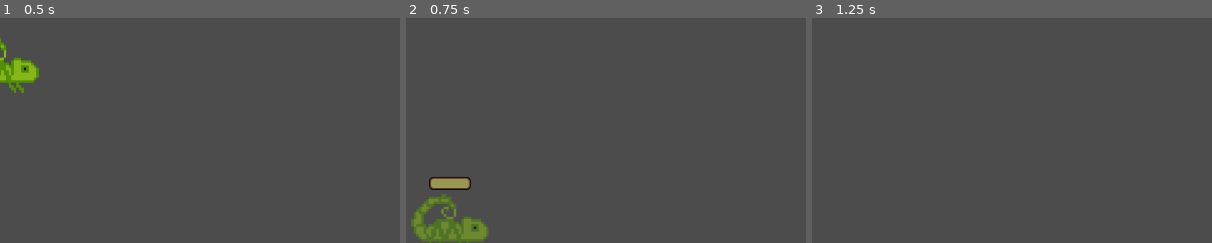
Above: before the commit, frames 1-3 (left to right).
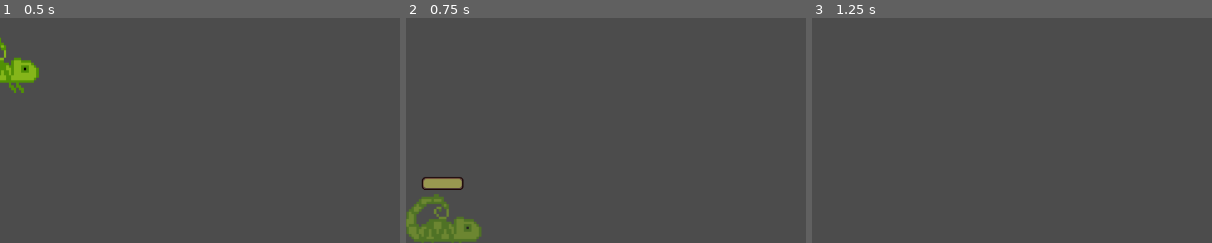
Above: after the commit, the same moments.

Repository: MellowM00se/Godot_Game_Jam
Game: Godot game, scene res://Actors/Player/Chameleon.tscn
Same seed, same stepped clock (60 frames per second), same inputs: the game is played once before the commit and once after it. The project has no main scene, so this scene is started directly.
Inputs:
- Up to frame 1 (0.5 s): no input
- Up to frame 2 (0.75 s): hold Right (move_right) from 0.53 s (still down); tap O (action1) at 0.6 s
- Up to frame 3 (1.25 s): keep holding Right (move_right); tap Space (jump) at 0.77 s
The pictures show only the part of the screen within x 0-50%, y 50-100%; the shares and areas given below are measured in that part.

Frame 1 is identical in both runs. In frame 2, 1.9% of the frame differs, in the area x 0-21%, y 70-100%; in frame 3, nothing differs.

Commit message:
Added slowdown to chameleon on action1

Diff:
--- a/Actors/Player/Chameleon.tscn
+++ b/Actors/Player/Chameleon.tscn
@@ -92,6 +92,8 @@
 jump_height = 3.0
 jump_width = 4.5
 walk_speed = 5.5
+hide_duration = 2.0
+hide_restore_factor = 1.5
 
 [node name="Sprite" parent="." index="0"]
 texture = ExtResource( 2 )
@@ -116,6 +118,7 @@
 one_shot = true
 
 [node name="HideDisableTimer" type="Timer" parent="Action1" index="1"]
+wait_time = 2.0
 
 [node name="ProgressBar" type="ProgressBar" parent="Action1" index="2"]
 modulate = Color( 1, 1, 1, 0 )
--- a/Scripts/Player/Chameleon.gd
+++ b/Scripts/Player/Chameleon.gd
@@ -15,9 +15,7 @@
 func _process(delta):
 	if not action1.is_hiding and action1.can_hide:
 		_restore_hiding(delta)
-	if $Action1/HideTimer.is_stopped() == false:
-		action1.hide_current_timer = $Action1/HideTimer.time_left
-	$Action1/ProgressBar.value = action1.hide_current_timer
+	_adjust_action1_bar()
 
 
 # private methods
@@ -36,14 +34,6 @@
 		action1.hide_anim_time = $Action1/HideTimer.time_left
 		$Action1/HideTimer.stop()
 		_unhide()
-
-
-func _get_x_movement() -> float:
-	var new_mov = ._get_x_movement()
-	if action1.is_hiding:
-		return new_mov * action1.hide_move_modifier
-	else:
-		return new_mov
 
 
 func _restore_hiding(delta):
@@ -65,6 +55,12 @@
 	_modulate($Sprite, Color.white)
 
 
+func _adjust_action1_bar():
+	if $Action1/HideTimer.is_stopped() == false:
+		action1.hide_current_timer = $Action1/HideTimer.time_left
+	$Action1/ProgressBar.value = action1.hide_current_timer
+
+
 func _hide_bar():
 	_modulate($Action1/ProgressBar, Color(1, 1, 1, 0))
 
@@ -73,8 +69,16 @@
 	_modulate($Action1/ProgressBar, Color.white)
 
 
+func _limit_velocity() -> Vector2:
+	var new_vel = ._limit_velocity()
+	if action1.is_hiding:
+		if abs(new_vel.x) > walk_speed * action1.hide_move_modifier:
+			new_vel.x = sign(new_vel.x) * walk_speed * action1.hide_move_modifier
+	return new_vel
+
+
 func _modulate(obj: CanvasItem, to: Color):
-	var _s = tween.stop($Sprite, "modulate")
+	var _s = tween.stop(obj, "modulate")
 	_s = tween.interpolate_property(
 		obj, "modulate", $Sprite.modulate, to, action1.hide_anim_time
 	)
